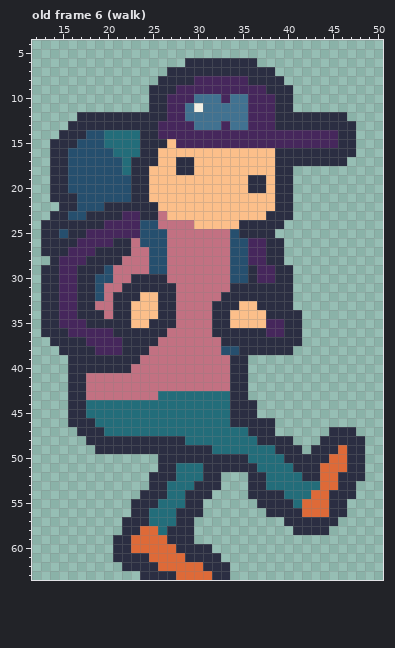
A pixel-art file gets an edit: res/img/fishertown.aseprite. The picture above was drawn from the file before the commit.
64x64 pixels, 7 frames. Shown: old frame 6 (walk): x 12..50, y 4..63. The commit also changed other frames, which this record leaves out.
Once edited:
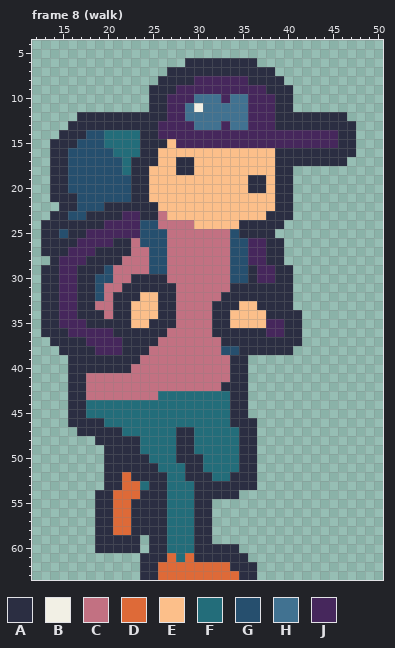
Palette (. is transparent): A #2b2e42  B #f2f0e5  C #c27182  D #de6a38  E #fcbf8a  F #236d7a  G #264f6e  H #417291  J #46275c
A new or re-ordered frame is compared with the old frame closest to it.
Edits made:
frames 7 -> 8
Changed rows in their new state; - is an unchanged pixel.
Frame 8 (walk) is new; against old frame 6 (walk), layers "Layer 3", "Layer 2":
first column x 18:
42 ---------------A---------------
44 ------------------.------------
45 ------------------.------------
46 -A-----------------..----------
47 --AA------AA-----A-..------...-
48 .-----FFFF-A-----AA....---.....
49 -.----FFFF--FF---AA.....-......
50 --AAAAAFFF---FFFF-A............
51 --AAAAAAFF-AAFFFF--............
52 --AADAA--F-AA-FFAA-............
53 --AADDF--------AAA-...........-
54 -AADDD-----F--AAA-............-
55 -AADD---A--F-A-----..........--
56 -AADD--AA-FF-A------.........--
57 -AADD--AA-FFAA--------......---
58 -AADD-AAAFFFAA---------....----
59 -AA--A.AAFFFAA-----------------
60 -AA--A.AAFFF--AAA--------------
61 ---...-AA-FD---AAA-------------
62 ----..-------DDDAAA------------
63 --------DD----DDDAA------------
